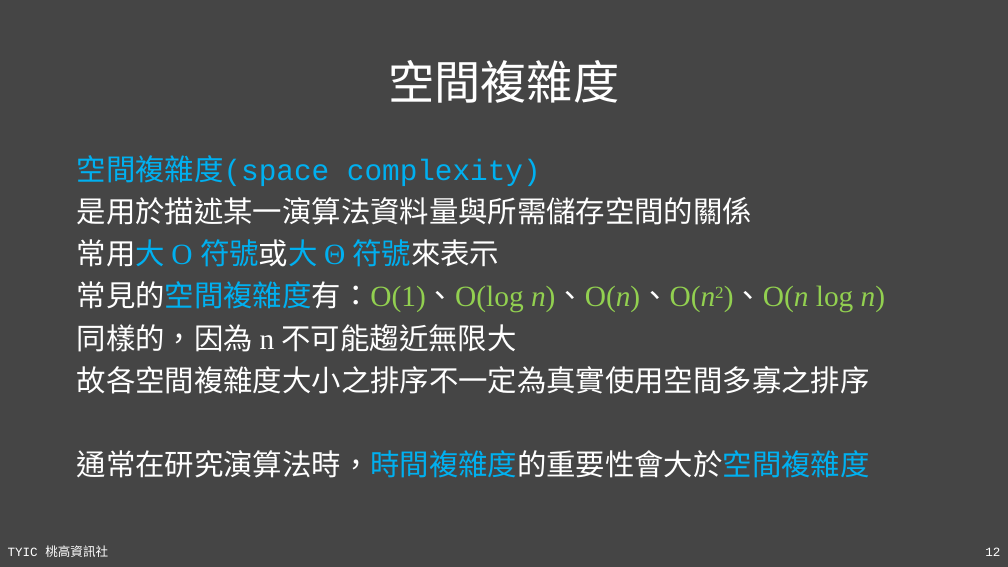
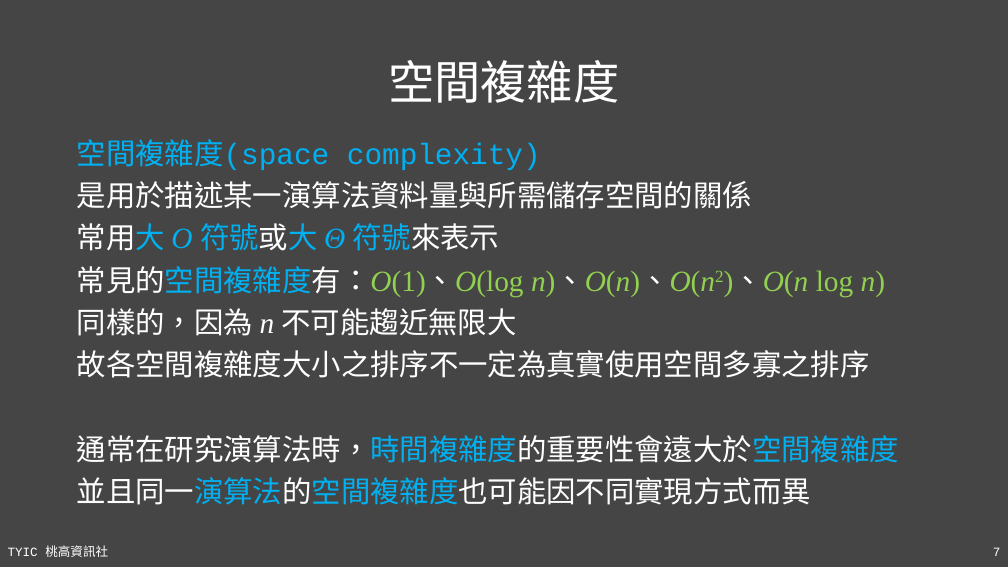
Before and after one commit to TYSHIC/slides, a slide deck: slide 7 of ppt/90_基礎資料結構與演算法.pptx (slide 12 before the commit). Drawn at 1008x567 pixels with LibreOffice and Linux fonts; fonts in the diff are those of the drawing. Boxes give left, top, right and bottom in pixels: in the first picture for what was removed or moved away, otherwise in the second. Text is boxed around its words. In the diff, an @@ line names an element or a change of style, - is before the commit and + after.

```diff
--- a/ppt/90_基礎資料結構與演算法.pptx
+++ b/ppt/90_基礎資料結構與演算法.pptx
@@ text "空間複雜度(space complexity)": place and size @@
-text "空間複雜度(space complexity)" at bbox=[77, 155, 885, 478]
+text "空間複雜度(space complexity)" at bbox=[77, 139, 899, 505]
@@ text at bbox=[77, 223, 885, 336]: italic on in "O Θ", "常見的空間複雜度有：O(1)、O(log n)、O(n)、O(n2)、O(n", "n" @@
@@ text at bbox=[77, 435, 899, 505]: text changed @@
-通常在研究演算法時，時間複雜度的重要性會大於空間複雜度
+通常在研究演算法時，時間複雜度的重要性會遠大於空間複雜度
+並且同一演算法的空間複雜度也可能因不同實現方式而異
@@ page number at bbox=[993, 547, 1001, 556]: text changed @@
-12
+7
```
Also in this commit, not shown: 18 other slides changed, 13 slides added, 1 slide removed, 13 other files.
